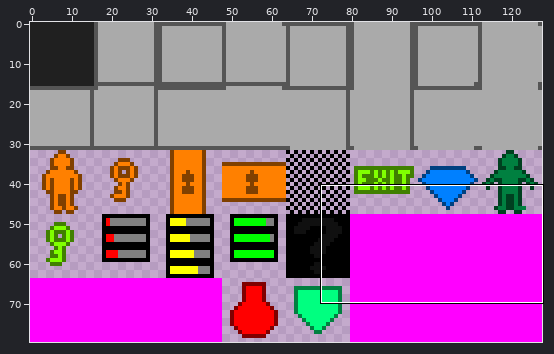
A sprite sheet gets an edit: FortuneHunter/FortuneHunter/assets/images/tiles.png. Above, an overview of the earlier version with the close-up marked.
Close-up. Before the commit:
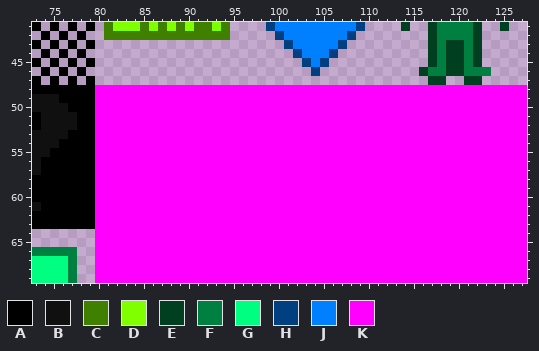
The file is 128x80 pixels. Shown: x 73..127, y 41..69.
Palette (. is transparent): A #000000  B #101010  C #408000  D #80ff00  E #004020  F #008040  G #00ff80  H #004080  J #0080ff  K #ff00ff
Pixels before, first column x 73:
41 A.A.A.A.CDDDCDCDCDCCDC....HJJJJJJJJJH....E..EFFFFE..E..
42 .A.A.A..CCCCCCCCCCCCCC.....HJJJJJJJH........EFFFFE.....
43 A.A.A.A.....................HJJJJJH.........EFEEFE.....
44 .A.A.A.......................HJJJH..........EFEEFE.....
45 A.A.A.A.......................HJH...........EFEEFE.....
46 .A.A.A.........................H...........EFFEEFFF....
47 A.A.A.A.....................................EE..EE.....
48 AAAAAAAKKKKKKKKKKKKKKKKKKKKKKKKKKKKKKKKKKKKKKKKKKKKKKKK
49 BBBAAAAKKKKKKKKKKKKKKKKKKKKKKKKKKKKKKKKKKKKKKKKKKKKKKKK
50 BBBBAAAKKKKKKKKKKKKKKKKKKKKKKKKKKKKKKKKKKKKKKKKKKKKKKKK
51 ABBBBAAKKKKKKKKKKKKKKKKKKKKKKKKKKKKKKKKKKKKKKKKKKKKKKKK
52 ABBBBAAKKKKKKKKKKKKKKKKKKKKKKKKKKKKKKKKKKKKKKKKKKKKKKKK
53 BBBBAAAKKKKKKKKKKKKKKKKKKKKKKKKKKKKKKKKKKKKKKKKKKKKKKKK
54 BBBAAAAKKKKKKKKKKKKKKKKKKKKKKKKKKKKKKKKKKKKKKKKKKKKKKKK
55 BBAAAAAKKKKKKKKKKKKKKKKKKKKKKKKKKKKKKKKKKKKKKKKKKKKKKKK
56 BAAAAAAKKKKKKKKKKKKKKKKKKKKKKKKKKKKKKKKKKKKKKKKKKKKKKKK
57 BAAAAAAKKKKKKKKKKKKKKKKKKKKKKKKKKKKKKKKKKKKKKKKKKKKKKKK
58 AAAAAAAKKKKKKKKKKKKKKKKKKKKKKKKKKKKKKKKKKKKKKKKKKKKKKKK
59 AAAAAAAKKKKKKKKKKKKKKKKKKKKKKKKKKKKKKKKKKKKKKKKKKKKKKKK
60 AAAAAAAKKKKKKKKKKKKKKKKKKKKKKKKKKKKKKKKKKKKKKKKKKKKKKKK
61 BAAAAAAKKKKKKKKKKKKKKKKKKKKKKKKKKKKKKKKKKKKKKKKKKKKKKKK
62 AAAAAAAKKKKKKKKKKKKKKKKKKKKKKKKKKKKKKKKKKKKKKKKKKKKKKKK
63 AAAAAAAKKKKKKKKKKKKKKKKKKKKKKKKKKKKKKKKKKKKKKKKKKKKKKKK
64 .......KKKKKKKKKKKKKKKKKKKKKKKKKKKKKKKKKKKKKKKKKKKKKKKK
65 .......KKKKKKKKKKKKKKKKKKKKKKKKKKKKKKKKKKKKKKKKKKKKKKKK
66 FFFFF..KKKKKKKKKKKKKKKKKKKKKKKKKKKKKKKKKKKKKKKKKKKKKKKK
67 GGGGF..KKKKKKKKKKKKKKKKKKKKKKKKKKKKKKKKKKKKKKKKKKKKKKKK
68 GGGGF..KKKKKKKKKKKKKKKKKKKKKKKKKKKKKKKKKKKKKKKKKKKKKKKK
69 GGGGF..KKKKKKKKKKKKKKKKKKKKKKKKKKKKKKKKKKKKKKKKKKKKKKKK
After the commit:
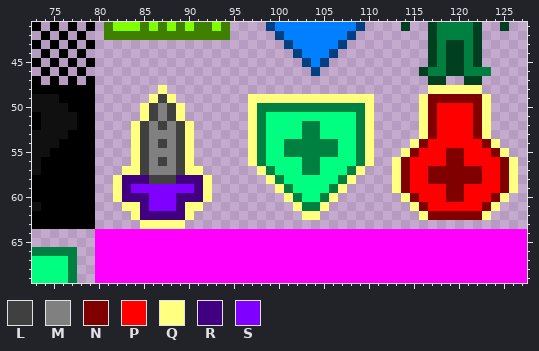
Colours new in this view: L #404040  M #808080  N #800000  P #ff0000  Q #ffff80  R #400080  S #8000ff
Change:
y 48: x 80..127 KKKKKKKKKKKKKKKKKKKKKKKKKKKKKKKKKKKKKKKKKKKKKKKK -> .......Q.............................QQQQQQ.....
y 49: x 80..127 KKKKKKKKKKKKKKKKKKKKKKKKKKKKKKKKKKKKKKKKKKKKKKKK -> ......QLQ........QQQQQQQQQQQQQQ.....QNNNNNNQ....
y 50: x 80..127 KKKKKKKKKKKKKKKKKKKKKKKKKKKKKKKKKKKKKKKKKKKKKKKK -> .....QLMLQ.......QFFFFFFFFFFFFQ.....QNPPPPNQ....
y 51: x 80..127 KKKKKKKKKKKKKKKKKKKKKKKKKKKKKKKKKKKKKKKKKKKKKKKK -> .....QLMLQ.......QFGGGGGGGGGGFQ.....QNPPPPNQ....
y 52: x 80..127 KKKKKKKKKKKKKKKKKKKKKKKKKKKKKKKKKKKKKKKKKKKKKKKK -> ....QLMLMLQ......QFGGGGFFGGGGFQ.....QNPPPPNQ....
y 53: x 80..127 KKKKKKKKKKKKKKKKKKKKKKKKKKKKKKKKKKKKKKKKKKKKKKKK -> ....QLMMMLQ......QFGGGGFFGGGGFQ.....QNPPPPNQ....
y 54: x 80..127 KKKKKKKKKKKKKKKKKKKKKKKKKKKKKKKKKKKKKKKKKKKKKKKK -> ....QLMLMLQ......QFGGFFFFFFGGFQ....QNPPPPPPNQ...
y 55: x 80..127 KKKKKKKKKKKKKKKKKKKKKKKKKKKKKKKKKKKKKKKKKKKKKKKK -> ....QLMMMLQ......QFGGFFFFFFGGFQ...QNPPPNNPPPNQ..
y 56: x 80..127 KKKKKKKKKKKKKKKKKKKKKKKKKKKKKKKKKKKKKKKKKKKKKKKK -> ....QLMLMLQ......QFGGGGFFGGGGFQ..QNPPPPNNPPPPNQ.
y 57: x 80..127 KKKKKKKKKKKKKKKKKKKKKKKKKKKKKKKKKKKKKKKKKKKKKKKK -> ...QQLMMMLQQ......QFGGGFFGGGFQ...QNPPNNNNNNPPNQ.
y 58: x 80..127 KKKKKKKKKKKKKKKKKKKKKKKKKKKKKKKKKKKKKKKKKKKKKKKK -> ..QRRRLLLRRRQ......QFGGGGGGFQ....QNPPNNNNNNPPNQ.
y 59: x 80..127 KKKKKKKKKKKKKKKKKKKKKKKKKKKKKKKKKKKKKKKKKKKKKKKK -> ..QRSSSSSSSRQ.......QFGGGGFQ.....QNPPPPNNPPPPNQ.
y 60: x 80..127 KKKKKKKKKKKKKKKKKKKKKKKKKKKKKKKKKKKKKKKKKKKKKKKK -> ..QRRRSSSRRRQ........QFGGFQ.......QNPPPNNPPPNQ..
y 61: x 80..127 KKKKKKKKKKKKKKKKKKKKKKKKKKKKKKKKKKKKKKKKKKKKKKKK -> ...QQRSSSRQQ..........QFFQ.........QNPPPPPPNQ...
y 62: x 80..127 KKKKKKKKKKKKKKKKKKKKKKKKKKKKKKKKKKKKKKKKKKKKKKKK -> ....QRRRRRQ............QQ...........QNNNNNNQ....
y 63: x 80..127 KKKKKKKKKKKKKKKKKKKKKKKKKKKKKKKKKKKKKKKKKKKKKKKK -> .....QQQQQ......................................
Changed places in both close-ups, as pixel boxes (x1, y1, x2, y2):
changed: (95, 85, 527, 229)
